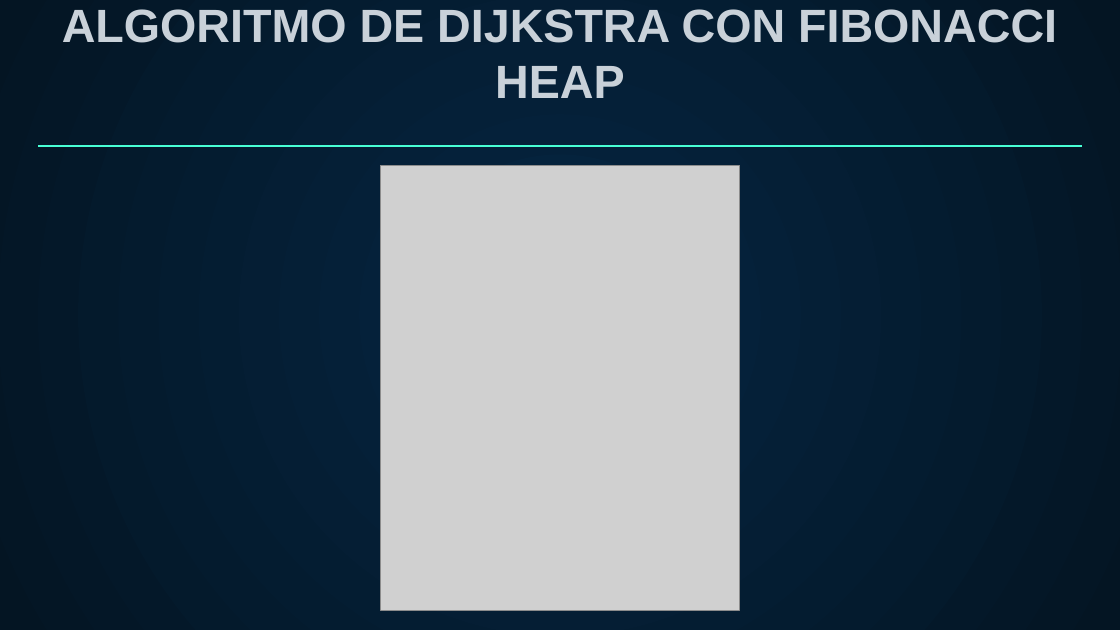
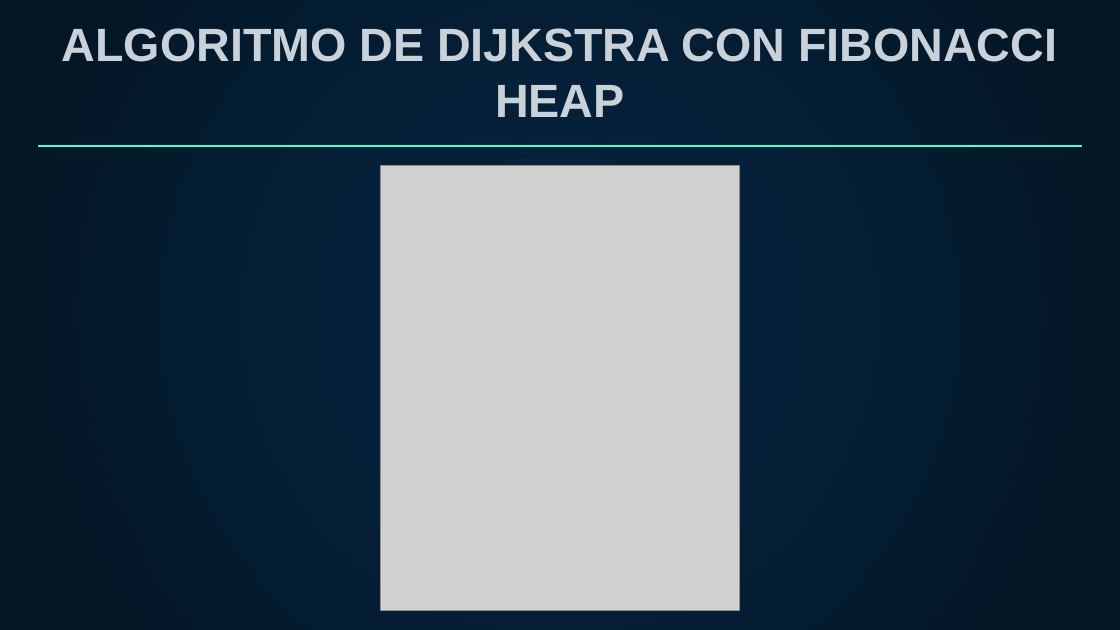
Before and after one commit to billguerrerog/cc41_tf_201821590_20181B402_201811208_201823346_201823838, a slide deck: slide 14 of Complejidad_Presentacion_TF.pptx. Drawn at 1120x630 pixels with LibreOffice and Linux fonts; fonts in the diff are those of the drawing; grey boxes stand for pictures. Boxes give left, top, right and bottom in pixels: in the first picture for what was removed or moved away, otherwise in the second. Text is boxed around its words. In the diff, an @@ line names an element or a change of style, - is before the commit and + after.

```diff
--- a/Complejidad_Presentacion_TF.pptx
+++ b/Complejidad_Presentacion_TF.pptx
@@ title "ALGORITMO DE DIJKSTRA CON FIBONACCI ..." moved from (x1=62, y1=9, x2=1057, y2=98) to (x1=62, y1=28, x2=1057, y2=117) @@
```
Also in this commit, not shown: 4 other slides changed.
